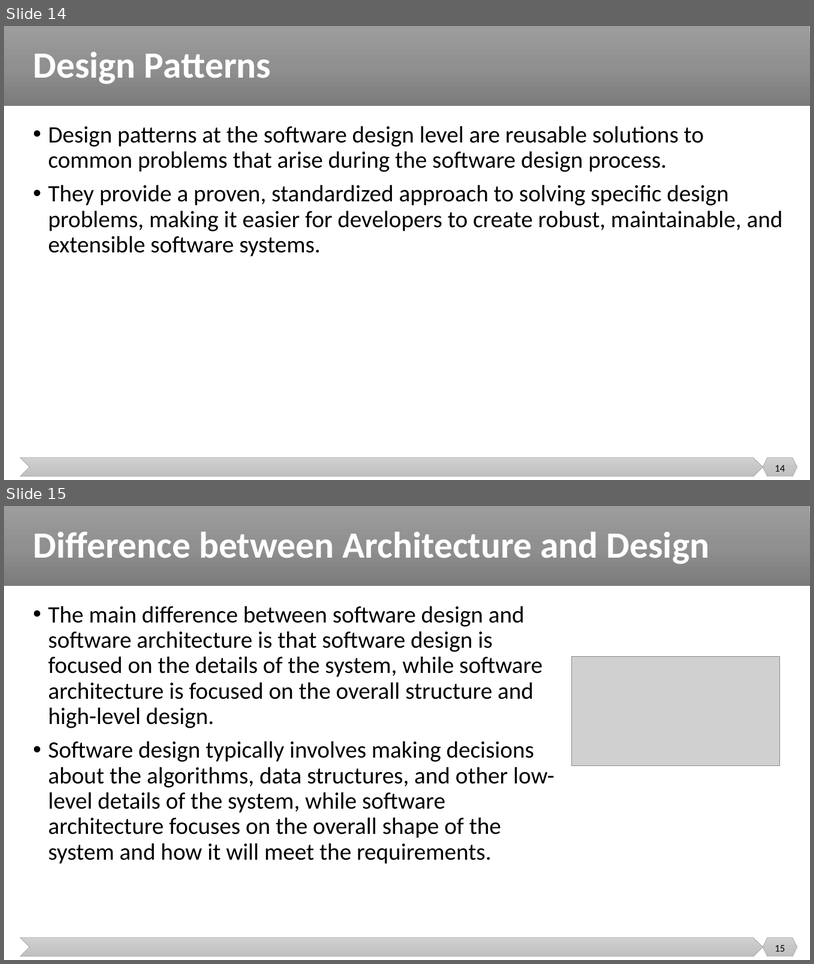
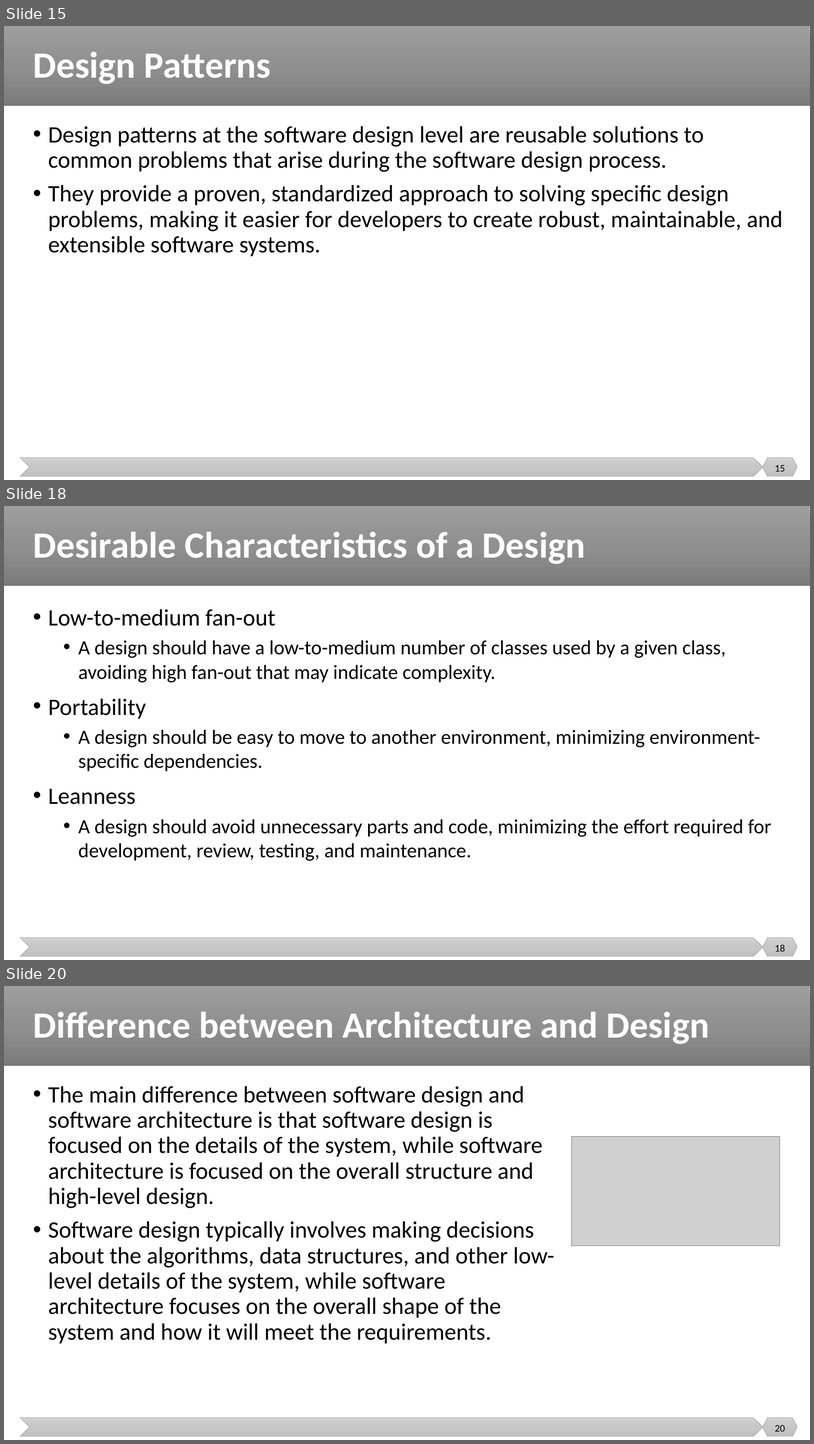
Before and after one commit to malenezi/malenezi, a slide deck: SE499/Lectures/4/Architecture and Design.pptx. Shown one above the other, each under a label of ours: slides 14 and 15 before the commit, slides 15, 18 and 20 after it; the slides between them are not shown. The pictures are 814x964 and 814x1444 pixels, drawn with LibreOffice and Linux fonts; fonts in the diff are those of the drawing; grey boxes stand for pictures. Boxes give left, top, right and bottom in pixels: in the first picture for what was removed or moved away, otherwise in the second. Text is boxed around its words. In the diff, an @@ line names an element or a change of style, - is before the commit and + after.

```diff
--- a/SE499/Lectures/4/Architecture and Design.pptx
+++ b/SE499/Lectures/4/Architecture and Design.pptx
@@ slide 18 added at bbox=[4, 506, 810, 960], background #FFFFFF; not listed: 3 template elements that a slide beside it also shows @@
@@ title added at bbox=[33, 532, 586, 564], 44 pt, text #FFFFFF, bold @@
+Desirable Characteristics of a Design
@@ text added at bbox=[48, 609, 772, 861], 24 pt, text #000000 @@
+• Low-to-medium fan-out
+  • A design should have a low-to-medium number of classes used by a given class, avoiding high fan-out that may indicate complexity.
+• Portability
+  • A design should be easy to move to another environment, minimizing environment-specific dependencies.
+• Leanness
+  • A design should avoid unnecessary parts and code, minimizing the effort required for development, review, testing, and maintenance.
@@ page number added at bbox=[775, 944, 785, 951], 12 pt, text #000000 @@
+18
@@ what was slide 14 is now slide 15 @@
@@ page number at bbox=[775, 465, 785, 471]: text changed @@
-14
+15
@@ what was slide 15 is now slide 20 @@
@@ page number at bbox=[775, 1425, 785, 1431]: text changed @@
-15
+20
```
Also in this commit, not shown: 4 other slides added, 1 other file.
